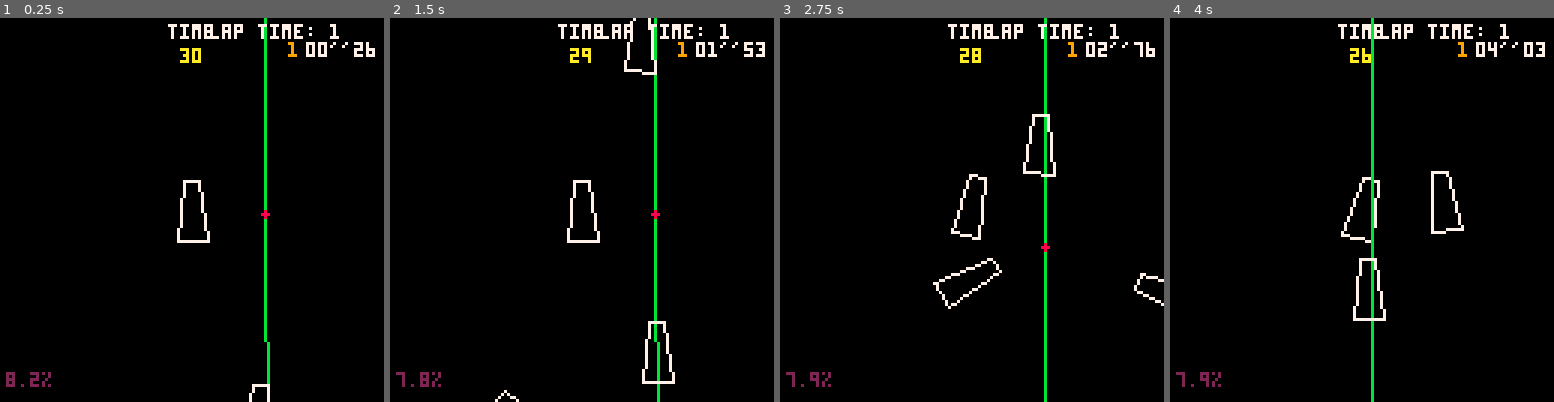
Above: before the commit, frames 1-4 (left to right).
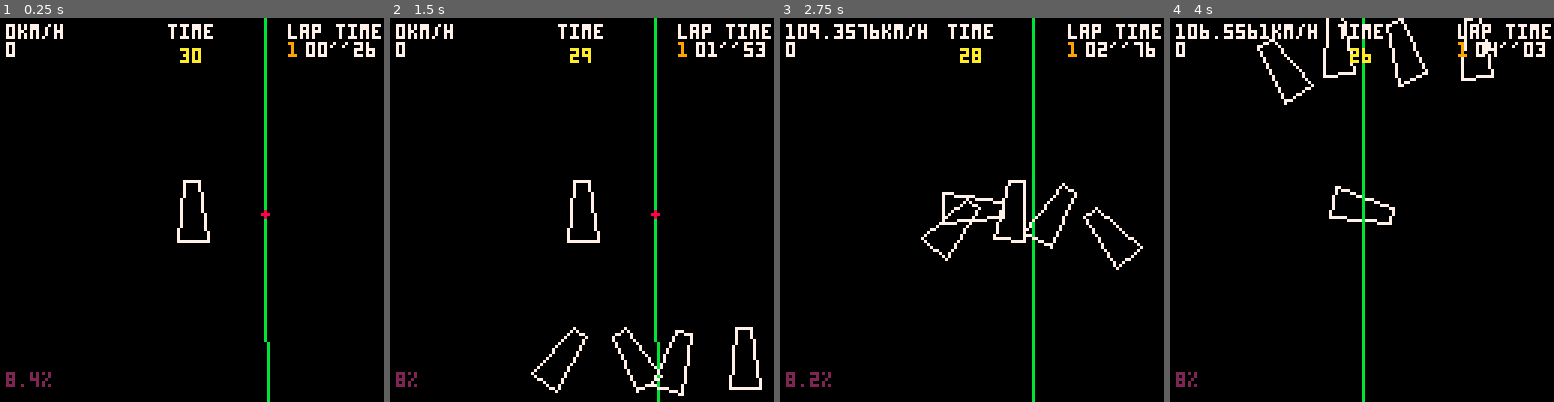
Above: after the commit, the same moments.

Repository: freds72/virtua-on
Game: PICO-8 cartridge carts/physics.p8
Same seed, same stepped clock (60 frames per second), same inputs: the game is played once before the commit and once after it.
Inputs:
- Up to frame 1 (0.25 s): no input
- Up to frame 2 (1.5 s): no input
- Up to frame 3 (2.75 s): hold Right 1.6-2.1 s; hold Up 2.15-2.42 s; hold Right from 2.47 s (still down)
- Up to frame 4 (4 s): release Right at 3.03 s; hold Left 3.08-3.58 s

The runs differ from the first frame. In frame 1, 1.3% of the frame differs, in the area x 1-100%, y 1-100%; in frame 2, 3.1%; in frame 3, 5.5%, in the area x 1-100%, y 0-100%; in frame 4, 5.4%.

Commit message:
single axis simplified model added working skidmarks

Diff:
--- a/carts/physics.p8
+++ b/carts/physics.p8
@@ -272,37 +272,45 @@
 end
 
 local cam=make_cam(5)
-
 function make_skidmarks()
-	local t,skidmarks=0,{}
+	local skidmarks={}
+	local t=0
 	return {
-		add=function(self,pos)
-			if t==0 then
-			 t=20
-				if #skidmarks>=20 then
-				 for i=2,#skidmarks do
-				 	skidmarks[i-1]=skidmarks[i]
-				 end
-				 skidmarks[20]=nil
+		make_emitter=function()
+			local emit_t=0
+			local start_pos
+			return function(pos)
+				-- broken skidmark?
+				if emit_t!=t then
+					start_pos=nil
 				end
-				add(skidmarks,v_clone(pos))
+				if(not start_pos) start_pos=v_clone(pos)
+				-- next expected update
+				emit_t=t+1
+				if emit_t>0 and emit_t%10==0 then
+					local end_pos=v_clone(pos)
+					add(skidmarks,{start_pos,end_pos,0})
+					start_pos=end_pos
+				end
 			end
 		end,
 		update=function(self)
-			t-=1
+			t+=1
+			for s in all(skidmarks) do
+				s[3]+=1
+				if(s[3]>60) del(skidmarks,s)
+			end
 		end,
 		draw=function(self)
-			if(#skidmarks<2) return
-			local x0,y0=cam:project(skidmarks[1])
-
-			for i=2,#skidmarks do
-				local x1,y1=cam:project(skidmarks[i])
+			for _,s in pairs(skidmarks) do
+				local x0,y0=cam:project(s[1])
+				local x1,y1=cam:project(s[2])
 				line(x0,y0,x1,y1,5)
-				x0,y0=x1,y1
-			end
-		end
-	}
-end
+			end
+		end
+	}
+end
+local skidmarks=make_skidmarks()
 
 function make_track(segments)
 	-- "close" track
@@ -394,7 +402,7 @@
 			print("time",56,2,7)
 			print(ceil(remaining_t/30),60,10,10)
 
-			print("lap time: "..best_i,70,2,7)
+			print("lap time: ",96,2,7)
 			local y=8
 			for i=1,#laps do
 				print(i,96,y,9)
@@ -493,12 +501,15 @@
 
 			-- reset
 			forces,torque={0,0,0},0
+		end,
+		get_speed=function(self)
+			return 300*3.6*(v_dot(velocity,velocity)^0.5)
 		end
 	}
 end
 
 function make_plyr(p,a)
-	local steering_angle,rpm,max_rpm=0,0,1
+	local steering_angle,rpm,max_rpm=0,0,0.65
 
 	local body=make_rigidbody(p,a)
 	local skidmarks={
@@ -526,7 +537,7 @@
 		end
 
 		if rpm then
-			-- slide?
+			-- slide (or brake)?
 			if v_dot(relv,fwd)<0.8 then
 				slide=true
 			end
@@ -547,7 +558,7 @@
 
 		-- accelerate
 		if btn(2) then
-			rpm=min(rpm+6,max_rpm)
+			rpm=min(rpm+0.1,max_rpm)
 		end
 		--[[
 		local fwd=m_fwd(self.m)
@@ -617,6 +627,14 @@
 		-- steer toward track
 		self:apply_force(right,p)
 
+		-- avoid others
+		for _,npc in pairs(actors) do
+			if npc!=self and v_dist(npc.pos,self.pos)<16 then
+				local f_avoid=v2_ortho(make_v(npc.pos,self.pos),-0.2)
+				self:apply_force(f_avoid,p)
+			end
+		end
+
 		-- rear wheel
 		p=v_clone(self.pos)
 		v_add(p,fwd,-1.2)
@@ -627,15 +645,6 @@
 		self:apply_force(engine,p)
 
 		--if(true) return
-
-		-- avoid others
-		for _,npc in pairs(actors) do
-			if npc!=self and v_dist(npc.pos,self.pos)<16 then
-				local f_avoid=make_v(npc.pos,self.pos)
-				v_scale(f_avoid,0.9)
-				self:apply_force(f_avoid,self.pos)
-			end
-		end
 
 		-- rear wheel
 		-- point velocity
@@ -653,7 +662,7 @@
 				v_scale(right,-sa)
 				add(debug_vectors,{f=right,p=p,c=5,scale=sa})
 
-				--self:apply_impulse(right,p)
+				self:apply_impulse(right,p)
 			end
 		end
 	end
@@ -664,7 +673,129 @@
 	return body
 end
 
-local plyr=make_plyr({-28,0,-33},0)
+function make_ball(p,angle)
+	local velocity,angularv={0,0,0},0
+	local forces,torque={0,0,0},0
+
+	local rpm,max_rpm=0,0.6
+	local steering_angle=0
+	local sliding_t=0
+
+	local v={
+		{-0.5,0,2},
+		{0.5,0,2},
+		{1,0,-2},
+		{-1,0,-2}
+	}
+
+	local skidmark_emitters={
+		skidmarks:make_emitter(),
+		skidmarks:make_emitter(),
+		skidmarks:make_emitter(),
+		skidmarks:make_emitter()
+	}
+
+	return {
+		pos=v_clone(p),
+		m=make_m_from_euler(0,a,0),
+		-- obj to world space
+		apply=function(self,p)
+			p=m_x_v(self.m,p)
+			v_add(p,self.pos)
+			return p
+		end,
+		draw=function(self)
+			local x0,y0=cam:project(self:apply(v[#v]))
+			for i=1,#v do
+				local x1,y1=cam:project(self:apply(v[i]))
+				line(x0,y0,x1,y1,7)
+				x0,y0=x1,y1
+			end
+
+			print(sliding_t,2,8,7)
+
+		end,
+		apply_force_and_torque=function(self,f,t)
+			add(debug_vectors,{f=f,p=p,c=11,scale=t})
+
+			v_add(forces,f)
+			torque+=t
+		end,
+		prepare=function(self)
+			-- update velocities
+			v_add(velocity,forces,0.5/30)
+			angularv+=torque*0.5/30
+
+			-- apply some damping
+			angularv*=0.86
+			v_scale(velocity,0.97)
+			-- some friction
+			-- v_add(velocity,velocity,-0.02*v_dot(velocity,velocity))
+		end,
+		integrate=function(self)
+		 	-- update pos & orientation
+			v_add(self.pos,velocity)
+			-- fix
+			angularv=mid(angularv,-1,1)
+			angle+=angularv
+			self.m=make_m_from_euler(0,angle,0)
+
+			-- reset
+			forces,torque={0,0,0},0
+		end,
+		get_speed=function(self)
+			return 300*3.6*(v_dot(velocity,velocity)^0.5)
+		end,
+		control=function(self)
+			local da=0
+			if(btn(0)) da=1
+			if(btn(1)) da=-1
+
+			-- accelerate
+			if btn(2) then
+				rpm=min(rpm+0.1,max_rpm)
+			end
+
+			-- steering angle
+			steering_angle+=da/8
+			local steering=1-0.1*steering_angle
+
+			-- longitudinal slip ratio
+			local right=m_right(self.m)
+			local sr=v_dot(right,velocity)
+			local last_sliding_t=sliding_t
+			if abs(sr)>0.12 then
+				sliding_t+=1
+			else
+				-- not sliding
+				sliding_t=0
+			end
+
+			sr=mid(sr,-0.10,0.10)
+			sr=1-abs(sr)/0.40
+			steering_angle*=sr
+
+			local fwd=m_fwd(self.m)
+			v_scale(fwd,rpm*sr)
+
+			self:apply_force_and_torque(fwd,-0.25*steering_angle)
+
+			-- sliding?
+			if last_sliding_t!=sliding_t then
+				for i=1,#v do
+					skidmark_emitters[i](self:apply(v[i]))
+				end
+			end
+		end,
+		update=function(self)
+			steering_angle*=0.8
+			rpm*=0.97
+		end
+	}
+end
+
+
+local plyr=make_ball({-28,0,-33},0)
 local checkpoints=make_checkpoints(checkpoint_data)
 
 -- only for display
@@ -700,6 +831,8 @@
 		npc:control_ai()
 		npc:update()
 	end
+
+	skidmarks:update()
 end
 
 function _draw()
@@ -710,6 +843,9 @@
 	cam:track(plyr and plyr.pos or npcs[1].pos)
 
 	static_track:draw()
+
+	skidmarks:draw()
+
 	for _,npc in pairs(npcs) do
 		npc:draw()
 	end
@@ -717,6 +853,8 @@
 	-- draw_debug_vectors()
 
 	checkpoints:draw()
+
+	if(plyr) print(plyr:get_speed().."km/h",2,2,7)
 
 	local cpu=flr(1000*stat(1))/10
 	print(cpu.."%",2,118,2)
